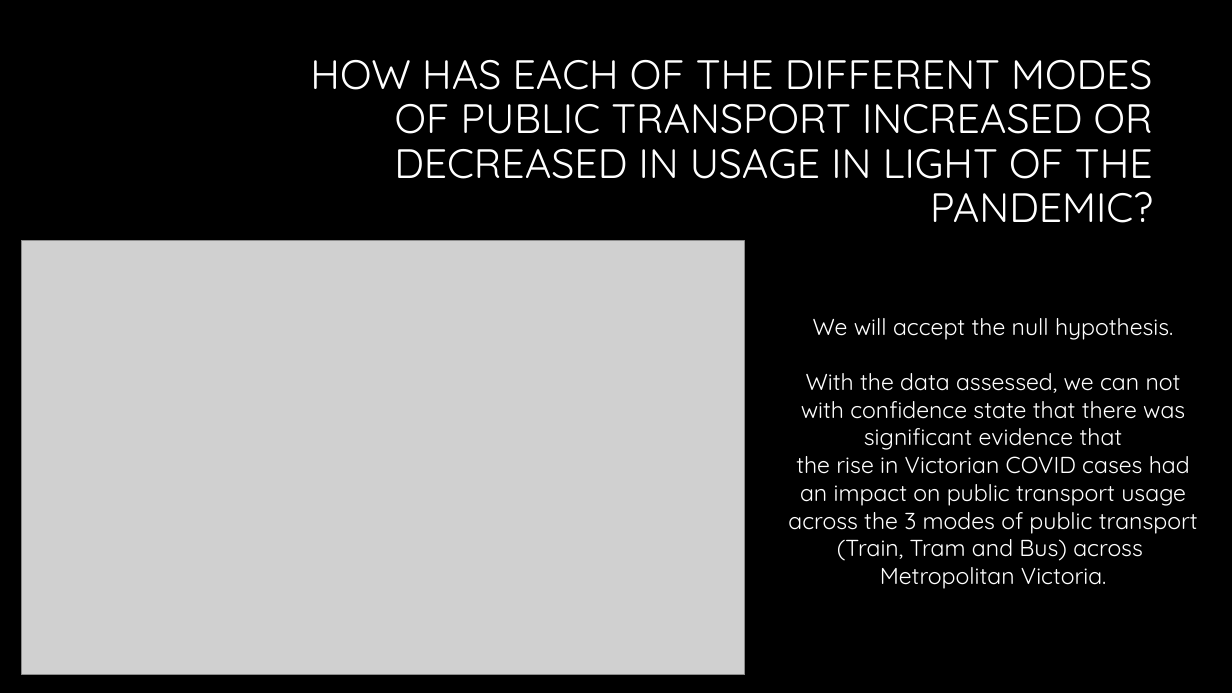
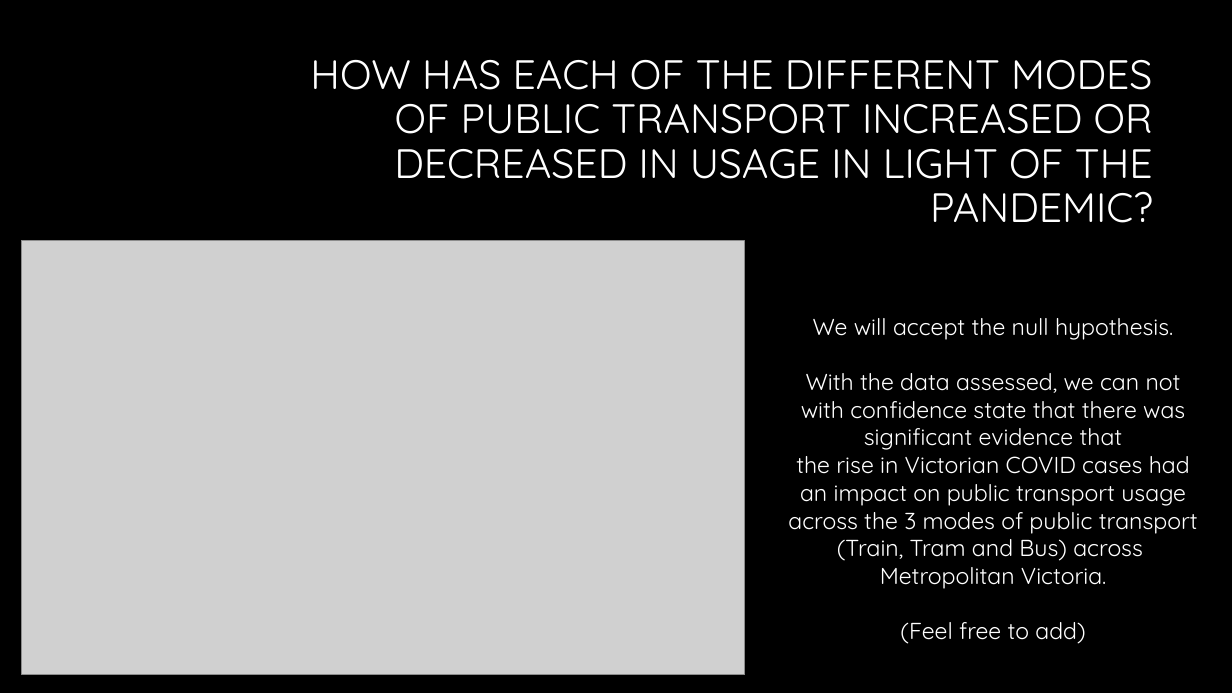
Before and after one commit to hendaman/project-1-challenge, a slide deck: slide 16 of Presentation/Exploring Mobility Patterns in Metropolitan Melbourne Presentation.pptx. Drawn at 1232x693 pixels with LibreOffice and Linux fonts; fonts in the diff are those of the drawing; grey boxes stand for pictures; background and template pictures are left out. Boxes give left, top, right and bottom in pixels: in the first picture for what was removed or moved away, otherwise in the second. Text is boxed around its words. In the diff, an @@ line names an element or a change of style, - is before the commit and + after.

```diff
--- a/Presentation/Exploring Mobility Patterns in Metropolitan Melbourne Presentation.pptx
+++ b/Presentation/Exploring Mobility Patterns in Metropolitan Melbourne Presentation.pptx
@@ text at [900, 622, 1085, 644]: paragraph added @@
+(Feel free to add)
```
Also in this commit, not shown: 7 other slides changed, 5 slides added.
